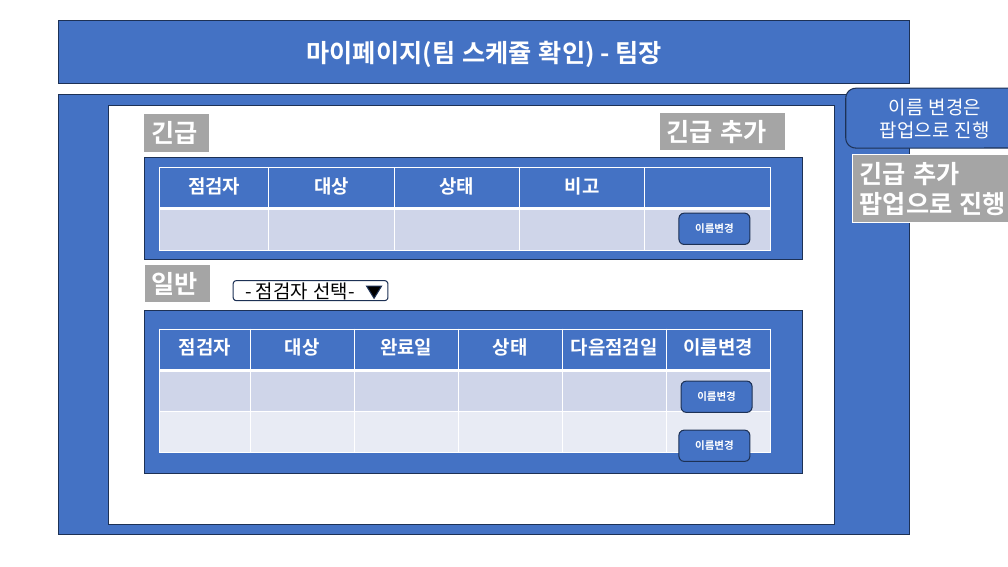
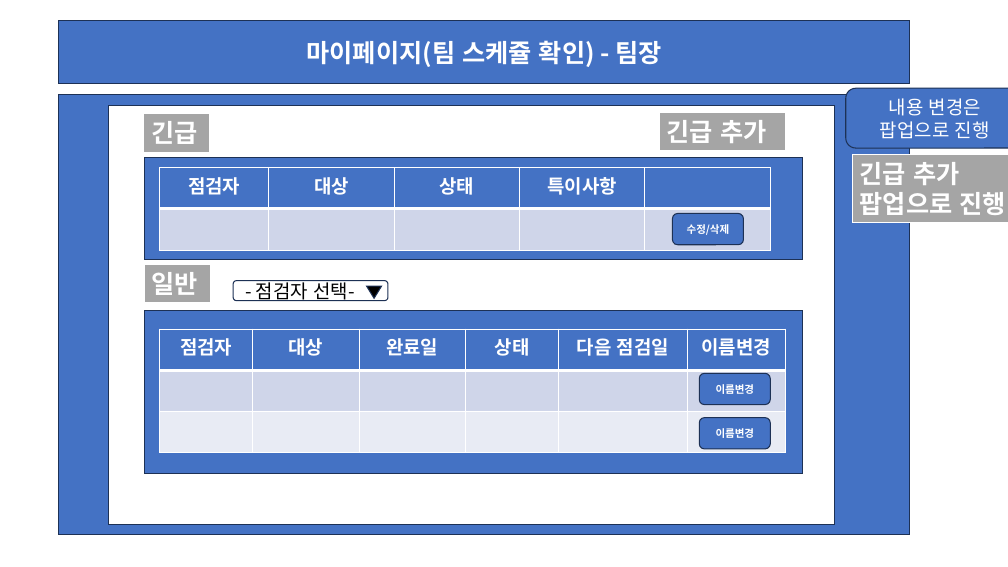
Before and after one commit to wari-wari/MainProject_1, a slide deck: slide 20 of 메인프로젝트 화면 레이아웃 초안.pptx (slide 19 before the commit). Drawn at 1008x567 pixels with LibreOffice and Linux fonts; fonts in the diff are those of the drawing. Boxes give left, top, right and bottom in pixels: in the first picture for what was removed or moved away, otherwise in the second. Text is boxed around its words. In the diff, an @@ line names an element or a change of style, - is before the commit and + after.

```diff
--- a/메인프로젝트 화면 레이아웃 초안.pptx
+++ b/메인프로젝트 화면 레이아웃 초안.pptx
@@ text in rounded rectangle at (x1=880, y1=98, x2=990, y2=139): text changed @@
-이름 변경은 팝업으로 진행
+내용 변경은 팝업으로 진행
@@ table at (x1=160, y1=168, x2=771, y2=250) @@
-row 1, column 4: 비고
+row 1, column 4: 특이사항
@@ rounded rectangle "수정/삭제" moved from (x1=679, y1=213, x2=750, y2=244) to (x1=673, y1=213, x2=744, y2=244) @@
@@ text in rounded rectangle at (x1=687, y1=224, x2=730, y2=235): text changed @@
-이름변경
+수정/삭제
@@ table at (x1=160, y1=329, x2=786, y2=453) @@
-row 1, column 5: 다음점검일
+row 1, column 5: 다음 점검일
@@ table resized from (x1=160, y1=329, x2=772, y2=464) to (x1=160, y1=329, x2=786, y2=453) @@
@@ rounded rectangle "이름변경" moved from (x1=681, y1=381, x2=752, y2=412) to (x1=699, y1=374, x2=771, y2=405) @@
@@ rounded rectangle "이름변경" moved from (x1=679, y1=430, x2=750, y2=461) to (x1=699, y1=417, x2=771, y2=448) @@
```
Also in this commit, not shown: 23 other slides changed, 1 slide added, 1 other file.
